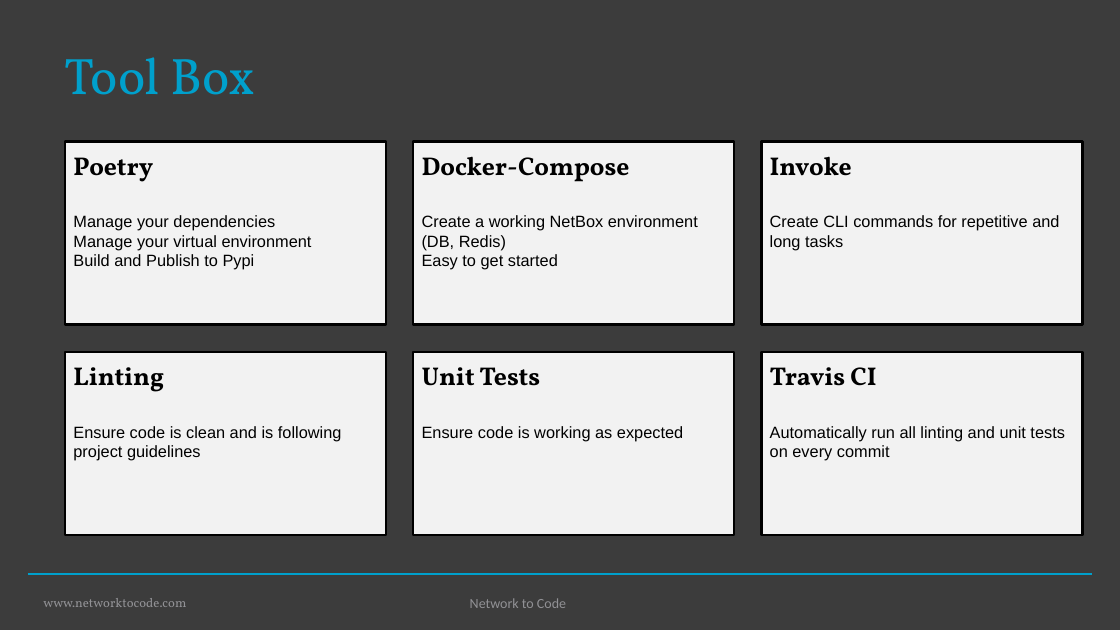
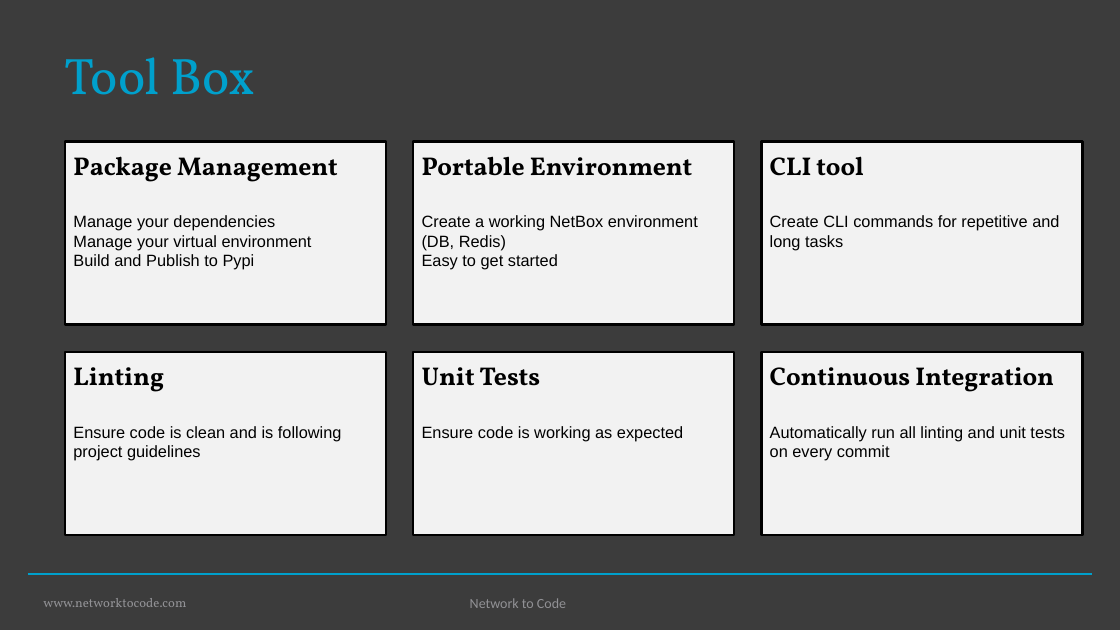
Before and after one commit to networktocode/netbox_day_2020, a slide deck: slide 15 of NetBox Plugins Development_Damien Garros.pptx. Drawn at 1120x630 pixels with LibreOffice and Linux fonts; fonts in the diff are those of the drawing; background and template pictures are left out. Boxes give left, top, right and bottom in pixels: in the first picture for what was removed or moved away, otherwise in the second. Text is boxed around its words. In the diff, an @@ line names an element or a change of style, - is before the commit and + after.

```diff
--- a/NetBox Plugins Development_Damien Garros.pptx
+++ b/NetBox Plugins Development_Damien Garros.pptx
@@ text in rectangle at <box>73,156,338,182</box>: text changed @@
-Poetry
+Package Management
@@ text in rectangle at <box>422,156,692,176</box>: text changed @@
-Docker-Compose
+Portable Environment
@@ text in rectangle at <box>770,156,863,176</box>: text changed @@
-Invoke
+CLI tool
@@ text in rectangle at <box>770,367,1054,392</box>: text changed @@
-Travis CI
+Continuous Integration
```
Also in this commit, not shown: 3 other slides changed, 5 slides added.
